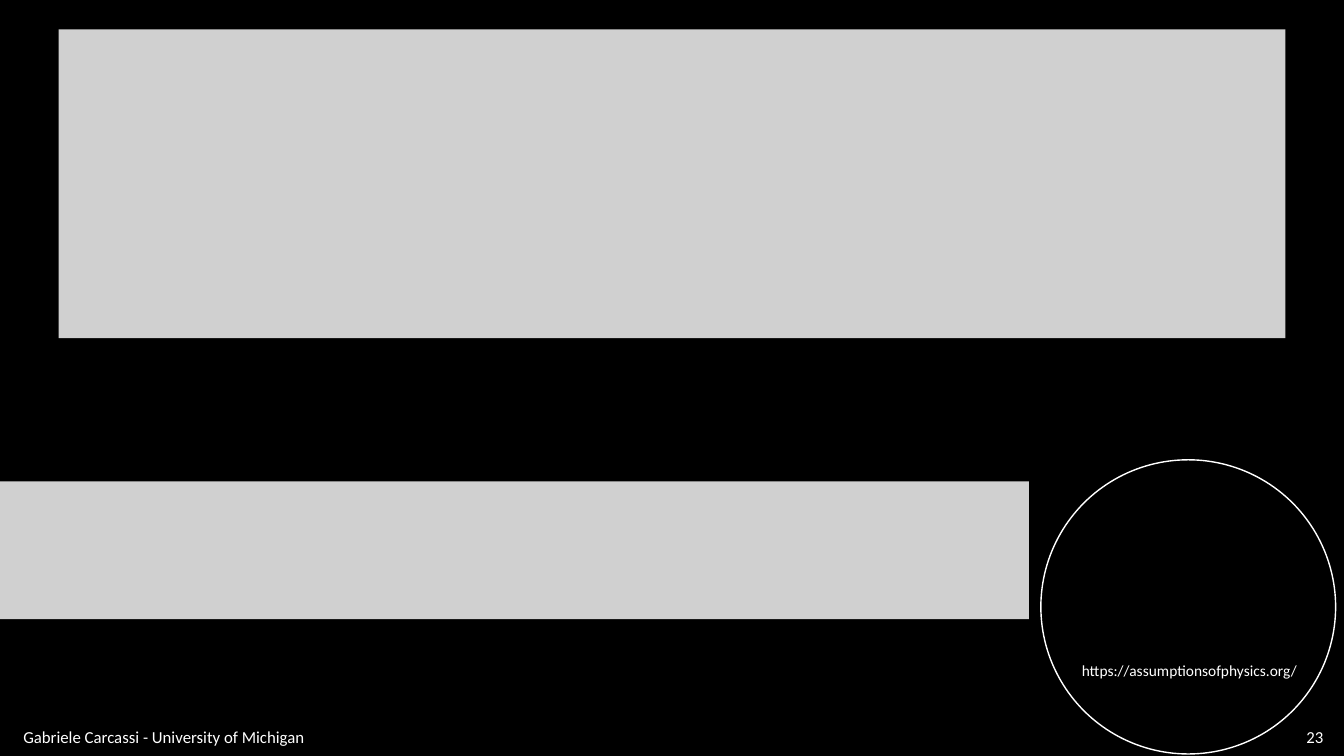
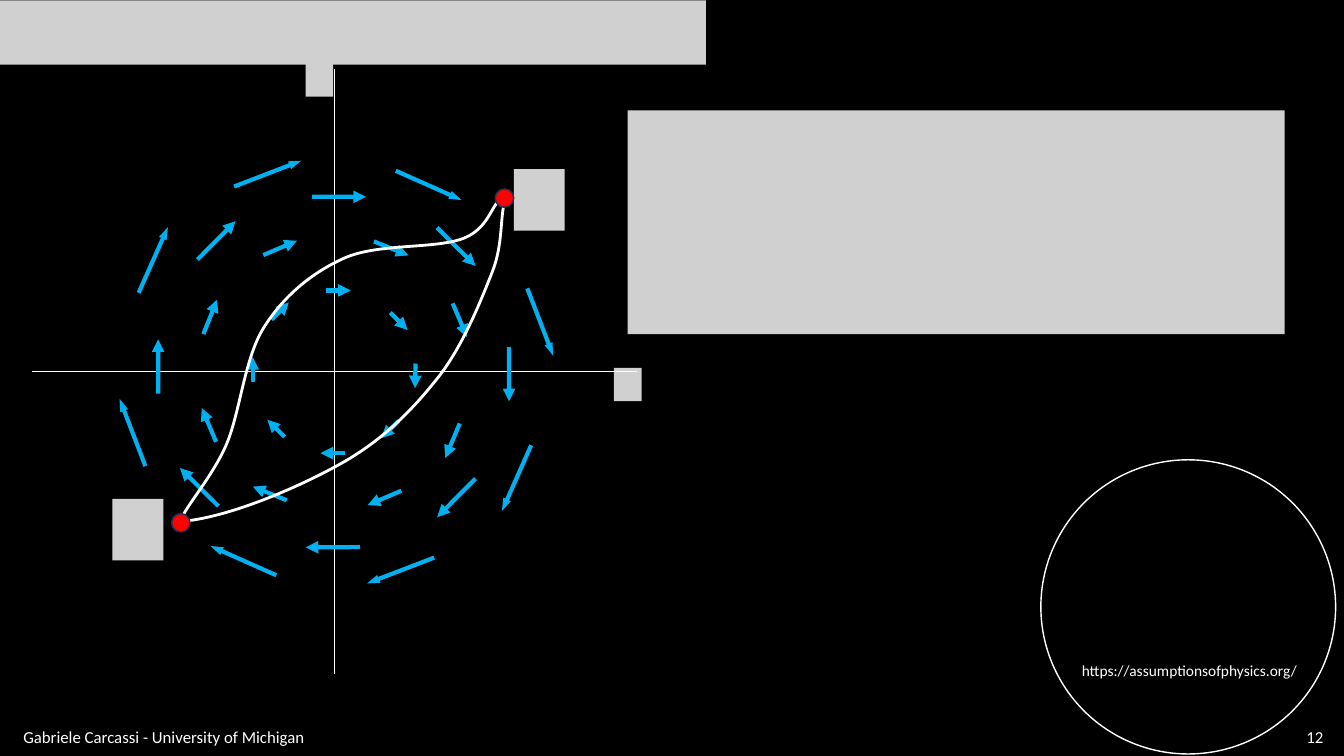
Before and after one commit to assumptionsofphysics/slides, a slide deck: slide 12 of BookCompanions-v2/RP-Class-3.pptx (slide 23 before the commit). Drawn at 1344x756 pixels with LibreOffice and Linux fonts; fonts in the diff are those of the drawing; grey boxes stand for pictures; background and template pictures are left out. Boxes give left, top, right and bottom in pixels: in the first picture for what was removed or moved away, otherwise in the second. Text is boxed around its words. In the diff, an @@ line names an element or a change of style, - is before the commit and + after.

```diff
--- a/BookCompanions-v2/RP-Class-3.pptx
+++ b/BookCompanions-v2/RP-Class-3.pptx
@@ picture added at box(0, 0, 706, 65) @@
@@ picture removed at box(58, 29, 1286, 338) @@
@@ picture added at box(628, 111, 1286, 335) @@
@@ picture removed at box(0, 482, 1029, 620) @@
@@ group added at box(32, 56, 641, 675): 32 arrows, 4 pictures, 2 lines, 2 freeform shapes, 2 ellipses @@
@@ page number at box(1306, 732, 1323, 743): text changed @@
-23
+12
```
Also in this commit, not shown: 15 other slides changed, 18 slides added, 2 slides removed.
